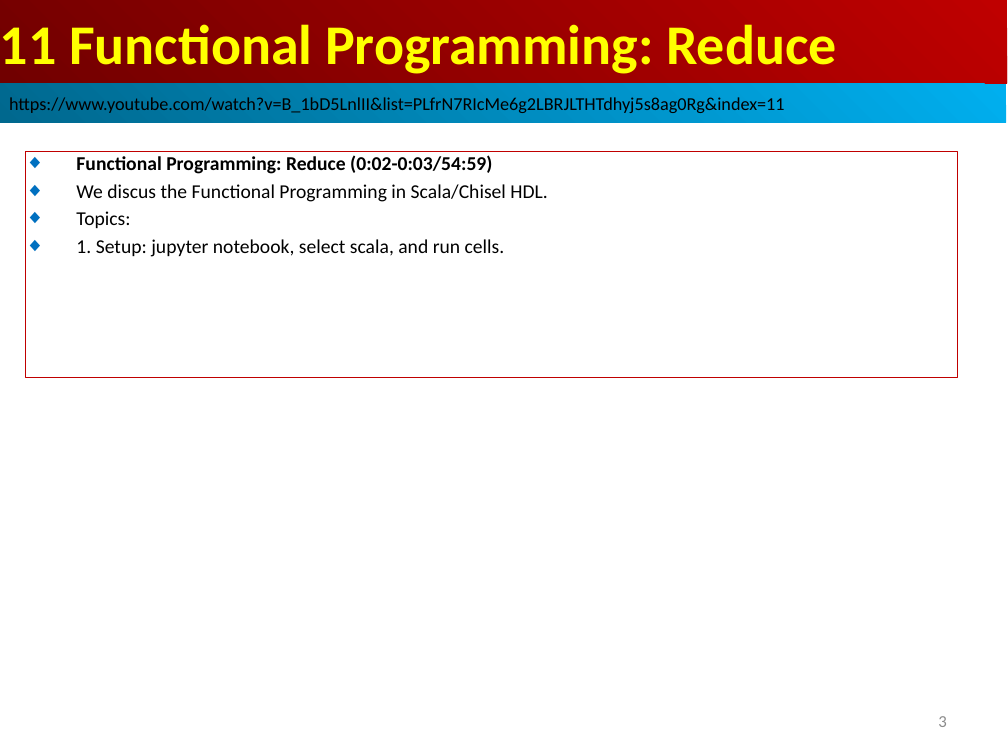
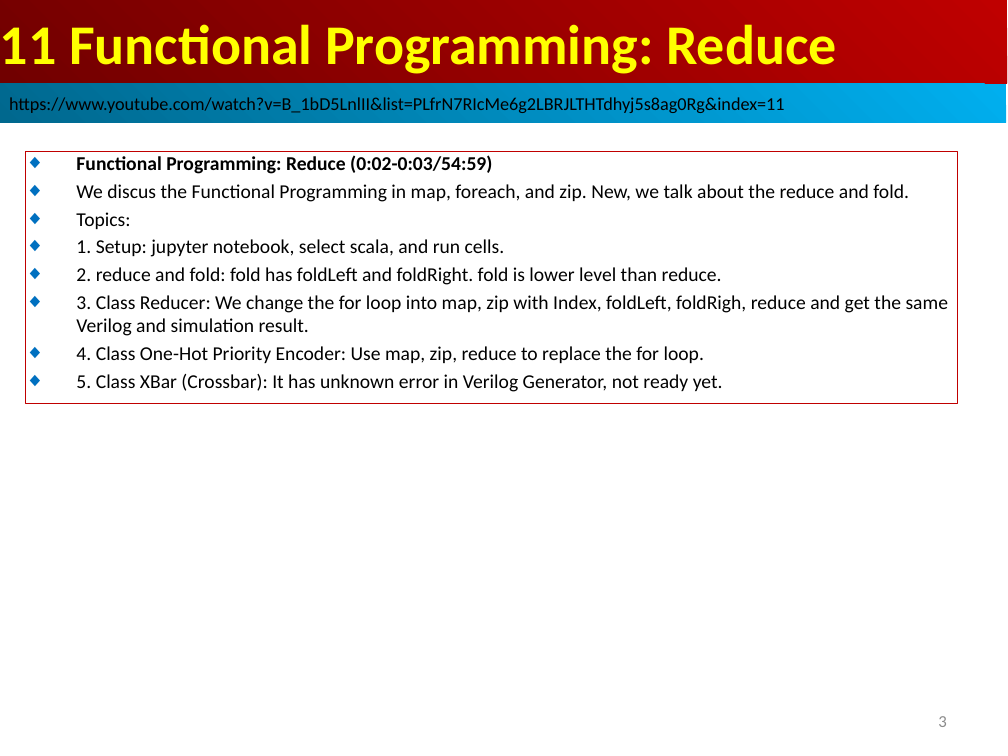
Before and after one commit to peterhchen/AIU_CS800_Chisel, a slide deck: slide 3 of 500_UCSC_HWD/011_FP_Reduce/000_Video/011.FP_Reduce.ppt. Drawn at 1008x756 pixels with LibreOffice and Linux fonts; fonts in the diff are those of the drawing. Boxes give left, top, right and bottom in pixels: in the first picture for what was removed or moved away, otherwise in the second. Text is boxed around its words. In the diff, an @@ line names an element or a change of style, - is before the commit and + after.

```diff
--- a/500_UCSC_HWD/011_FP_Reduce/000_Video/011.FP_Reduce.ppt
+++ b/500_UCSC_HWD/011_FP_Reduce/000_Video/011.FP_Reduce.ppt
@@ rectangle "Functional Programming: Reduce (0:02-0:03/54:59)": place and size @@
-rectangle "Functional Programming: Reduce (0:02-0:03/54:59)" at [25,151,958,378]
+rectangle "Functional Programming: Reduce (0:02-0:03/54:59)" at [25,151,958,403]
@@ text in rectangle at [76,184,909,202]: text changed @@
-◆ We discus the Functional Programming in Scala/Chisel HDL.
+◆ We discus the Functional Programming in map, foreach, and zip. New, we talk about the reduce and fold.
@@ text in rectangle at [76,267,949,392]: paragraphs added @@
+◆ 2. reduce and fold: fold has foldLeft and foldRight. fold is lower level than reduce.
+◆ 3. Class Reducer: We change the for loop into map, zip with Index, foldLeft, foldRigh, reduce and get the same Verilog and simulation result.
+◆ 4. Class One-Hot Priority Encoder: Use map, zip, reduce to replace the for loop.
+◆ 5. Class XBar (Crossbar): It has unknown error in Verilog Generator, not ready yet.
```
Also in this commit, not shown: 3 other slides changed, 9 slides added.
